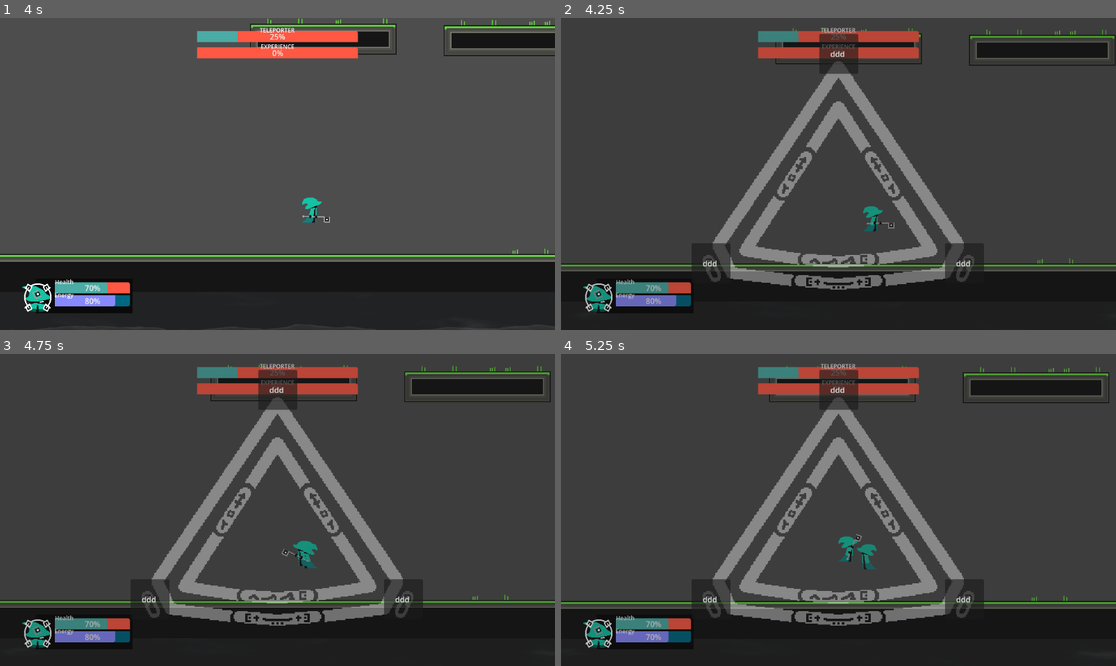
Above: before the commit, frames 1-4 (two rows, left to right).
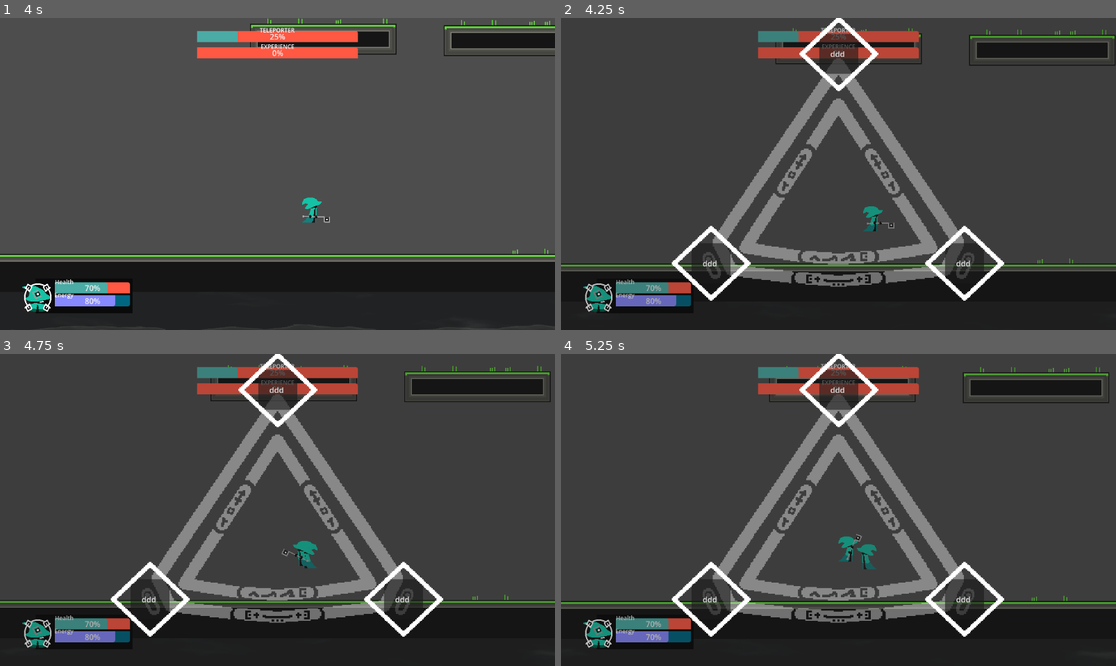
Above: after the commit, the same moments.

Repository: heh-gif-124/childofminev-4
Game: Godot game, scene res://Main.tscn
Two runs of this game, one before a commit and one after it. Both use one fixed random seed, a clock stepped at 60 frames per second and the inputs below. The project has no main scene, so this scene is started directly.
Inputs (mouse positions are in pixels of both pictures, inside the frame that each line leads up to):
- Up to frame 1 (4 s): tap Enter (ui_accept) at 0.5, 0.77, 1.52, 3.02, 3.77 s; move the mouse to (399, 158) at 0.52 s; hold D (walk_right) 0.53-2.03 s; tap E (attack) at 0.6, 2.85 s; move the mouse to (166, 189) at 1.27 s; tap F (hurt_test) at 1.35, 3.6 s; move the mouse to (333, 105) at 2.02 s; hold A (walk_left) 2.03-2.78 s; hold S (interact) 2.03-2.78 s; move the mouse to (249, 236) at 2.77 s; hold D (walk_right) from 2.78 s (still down); move the mouse to (444, 220) at 3.52 s
- Up to frame 2 (4.25 s): keep holding D (walk_right); tap H (Skill) at 4.15 s
- Up to frame 3 (4.75 s): move the mouse to (111, 463) at 4.27 s; release D (walk_right) at 4.28 s; hold A (walk_left) from 4.28 s (still down); tap S (interact) at 4.35 s; tap Enter (ui_accept) at 4.52 s
- Up to frame 4 (5.25 s): move the mouse to (866, 510) at 5.02 s; release A (walk_left) at 5.03 s; hold D (walk_right) from 5.03 s (still down); tap E (attack) at 5.1 s

Frame 1 is identical in both runs. In frame 2, 5.4% of the frame differs, in the area x 19-80%, y 0-91%; in frame 3, 5.4%; in frame 4, 5.4%.

Commit message:
qwefasfqwe

Diff:
--- a/Main.tscn
+++ b/Main.tscn
@@ -17,6 +17,7 @@
 [ext_resource type="Script" uid="uid://di63pmav3esjs" path="res://SRC/Cores/intro.gd" id="11_2gh4u"]
 [ext_resource type="Shader" uid="uid://8kb7ly42er2u" path="res://Shaders/intro.gdshader" id="11_3b0ty"]
 [ext_resource type="Texture2D" uid="uid://btq33trj0wfvc" path="res://Sprites/Sprites/misc/SkillFormation.png" id="11_5vvyt"]
+[ext_resource type="Texture2D" uid="uid://bqf2xb4hs3vki" path="res://Sprites/Sprites/misc/SkillLogo.png" id="12_c6i3y"]
 [ext_resource type="FontFile" uid="uid://cadtm5fqlf748" path="res://Fonts/Bookmark.otf" id="12_devvj"]
 [ext_resource type="Script" uid="uid://bftpnvfo8ts3a" path="res://SRC/Cores/exp_bar.gd" id="14_j4qnp"]
 [ext_resource type="Script" uid="uid://bbhocdsux1nm0" path="res://SRC/Cores/Tp_progress_bar.gd" id="15_fpfj3"]
@@ -468,9 +469,9 @@
 anchor_right = 0.5
 anchor_bottom = 0.5
 offset_left = -305.92682
-offset_top = -257.0
+offset_top = -263.0
 offset_right = 305.92682
-offset_bottom = 335.0
+offset_bottom = 329.0
 grow_horizontal = 2
 grow_vertical = 2
 mouse_filter = 2
@@ -490,6 +491,11 @@
 script = ExtResource("18_sqvbp")
 symbol = "tr"
 
+[node name="Sprite2D" type="Sprite2D" parent="CanvasLayer/SkillMenu/Button" unique_id=985451737]
+position = Vector2(40.75, 41.5)
+scale = Vector2(2.734375, 2.59375)
+texture = ExtResource("12_c6i3y")
+
 [node name="Button2" type="Button" parent="CanvasLayer/SkillMenu" unique_id=1388992519]
 layout_mode = 1
 anchors_preset = 4
@@ -504,6 +510,11 @@
 script = ExtResource("18_sqvbp")
 symbol = "sq"
 
+[node name="Sprite2D" type="Sprite2D" parent="CanvasLayer/SkillMenu/Button2" unique_id=2002158063]
+position = Vector2(40.75, 41.5)
+scale = Vector2(2.734375, 2.59375)
+texture = ExtResource("12_c6i3y")
+
 [node name="Button3" type="Button" parent="CanvasLayer/SkillMenu" unique_id=417875838]
 layout_mode = 1
 anchors_preset = 4
@@ -517,6 +528,11 @@
 text = "ddd "
 script = ExtResource("18_sqvbp")
 symbol = "ci"
+
+[node name="Sprite2D" type="Sprite2D" parent="CanvasLayer/SkillMenu/Button3" unique_id=1848636611]
+position = Vector2(40.75, 41.5)
+scale = Vector2(2.734375, 2.59375)
+texture = ExtResource("12_c6i3y")
 
 [node name="Timer" type="Timer" parent="CanvasLayer/SkillMenu" unique_id=1238695796]
 wait_time = 3.0
--- /dev/null
+++ b/SRC/Upgrades/Skills/explosion.gd
@@ -0,0 +1,11 @@
+extends Node
+class_name explosion
+var pattern = ["sq","tr","tr"]
+# Called when the node enters the scene tree for the first time.
+func _ready() -> void:
+	pass
+
+func _activate():
+	get_parent().get_parent().hp += 15
+	get_tree().get_first_node_in_group("staff").energy -= 2
+	print("i work")
--- /dev/null
+++ b/SRC/Upgrades/Skills/origami.gd
@@ -0,0 +1,11 @@
+extends Node
+class_name origami
+var pattern = ["sq","tr","tr"]
+# Called when the node enters the scene tree for the first time.
+func _ready() -> void:
+	pass
+
+func _activate():
+	get_parent().get_parent().hp += 15
+	get_tree().get_first_node_in_group("staff").energy -= 2
+	print("i work")
Not shown, added: SRC/Upgrades/Skills/explosion.gd.uid
Not shown, added: SRC/Upgrades/Skills/origami.gd.uid
